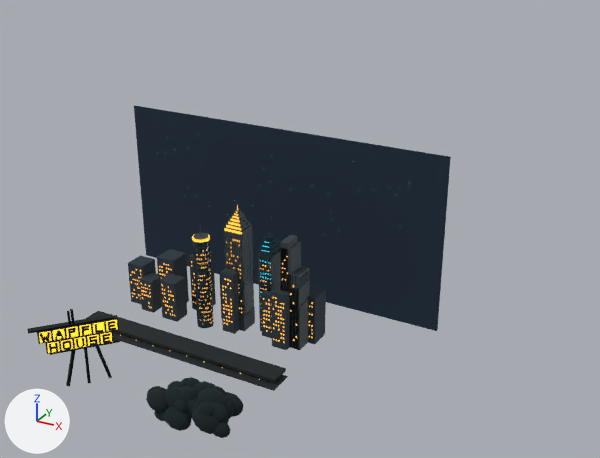
The glTF model public/cinema2/models/atl-hoe.glb, before and after one commit.
The view is the same before and after, from a 50 mm lens placed at (58.4, -65.5, 57.8), pointed at (10.9, 20.9, 14.6). The axes (+X, +Y, +Z) are drawn at lower left. The lights are the same throughout. The picture after the commit comes second. Vertices at exactly the same position are counted once.

The scene before the commit, as lines of its bpy script (objects in view):
```python
mat_signborder = principled_material('signBorder')
mat_signborder.base_color = (1.0, 0.34, 0.008)  # orange #ff9e16
mat_signborder.metallic = 0.05
mat_signborder.roughness = 0.3
mat_signborder.emission_color = (0.8, 0.2, 0.005)  # orange #e77c10
mat_signborder.emission_strength = 1.0
mat_sky = principled_material('sky')
mat_sky.base_color = (0.008, 0.022, 0.042)  # dark blue #16293a
mat_sky.roughness = 1.0
me_signborder = bpy.data.meshes.new('signBorder')
me_signborder.from_pydata(...)  # 352 vertices, 528 faces; spans x -6.8..-1.2, y -8.12..-1.46, z 6.34..9.11
me_signborder.materials.append(mat_signborder)  # orange #ff9e16, glowing orange #e77c10
me_sky = bpy.data.meshes.new('sky')
me_sky.from_pydata(...)  # a box spanning x -26.0..26.0, y 33.9..34.1, z -3.0..23.0
me_sky.materials.append(mat_sky)  # dark blue #16293a
me_warmwindows = bpy.data.meshes.new('warmWindows')
me_warmwindows.from_pydata(...)  # 4552 vertices, 6828 faces; spans x -14.1..14.4, y 6.9..18.1, z 0.5..13.3
me_warmwindows.materials.append(mat_warmwindows)  # orange #da993c, glowing orange #ffaf42
ob_signborder = bpy.data.objects.new('signBorder', me_signborder)
ob_signborder.location = (0.0, 0.0, 0.0)
ob_sky = bpy.data.objects.new('sky', me_sky)
ob_sky.location = (0.0, 0.0, 0.0)
ob_warmwindows = bpy.data.objects.new('warmWindows', me_warmwindows)
ob_warmwindows.location = (0.0, 0.0, 0.0)
# also in view: 'buildings' at (0.4, 17.5, 4.4); 'signGlow' at (-4.0, -4.8, 7.7); 'foliage' at (10.1, -3.0, 1.9); 'signTrim' at (3.3, 5.4, 8.4); 'landmarkGlass' at (3.4, 17.0, 6.9)
```
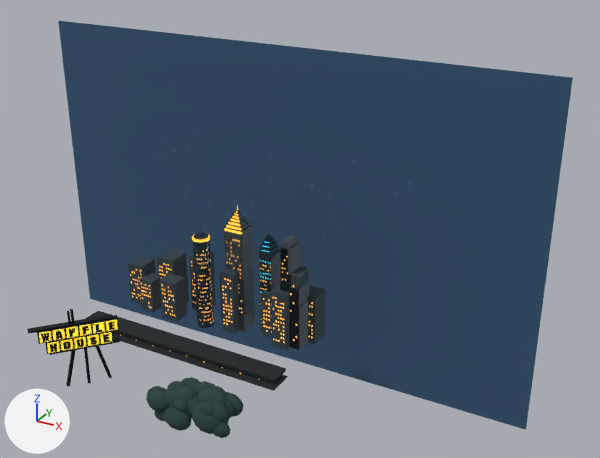
Changed parts and their boxes [x1, y1, x2, y2] in the pictures (600 x 458 px):
'sky', recoloured, rescaled (lighter, 62% wider, 81% taller): before [134, 106, 451, 331]; after [58, 21, 573, 430]
'signBorder', recoloured: [40, 321, 117, 353] in both

Edits to the bpy script that builds the scene:
```text
Change mat_sky:
    mat_sky.base_color: (0.008, 0.022, 0.042) -> (0.035, 0.09, 0.17)  # dark blue #16293a -> dark blue #355573
Change mat_signborder:
    remove mat_signborder.emission_color = (0.8, 0.2, 0.005)  # orange #e77c10
Change me_sky:
    used by ob_sky; location = (0.0, 0.0, 0.0)
    remove me_sky.from_pydata(...)  # 8 vertices, 12 faces; spans x -26.0..26.0, y 33.9..34.1, z -3.0..23.0
    add me_sky.from_pydata(...)  # 8 vertices, 12 faces; spans x -40.0..40.0, y 33.9..34.1, z -15.0..35.0
    me_sky part 1: the whole mesh is scaled about its middle by (1.54, 1, 1.92)
```
